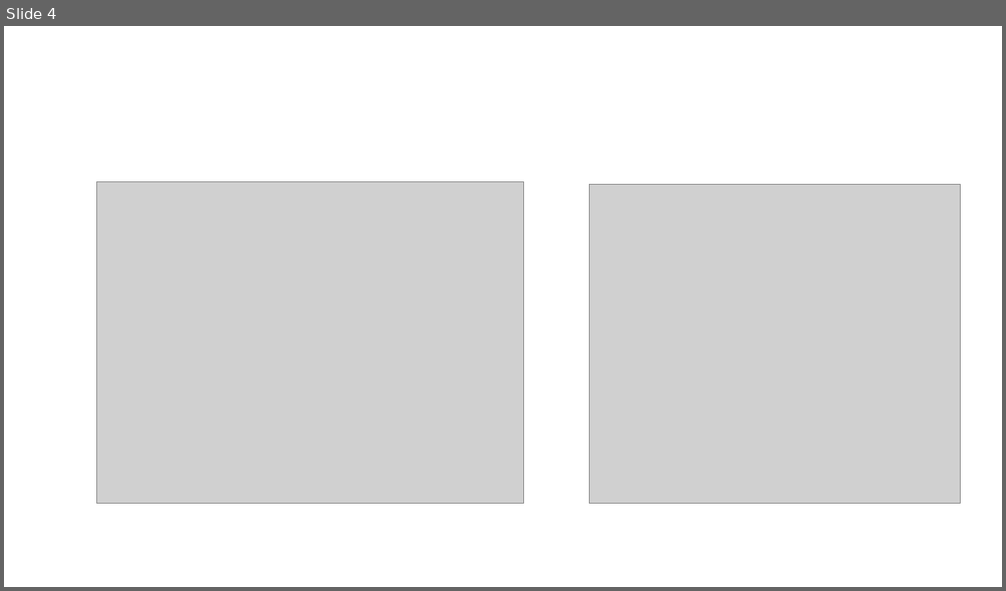
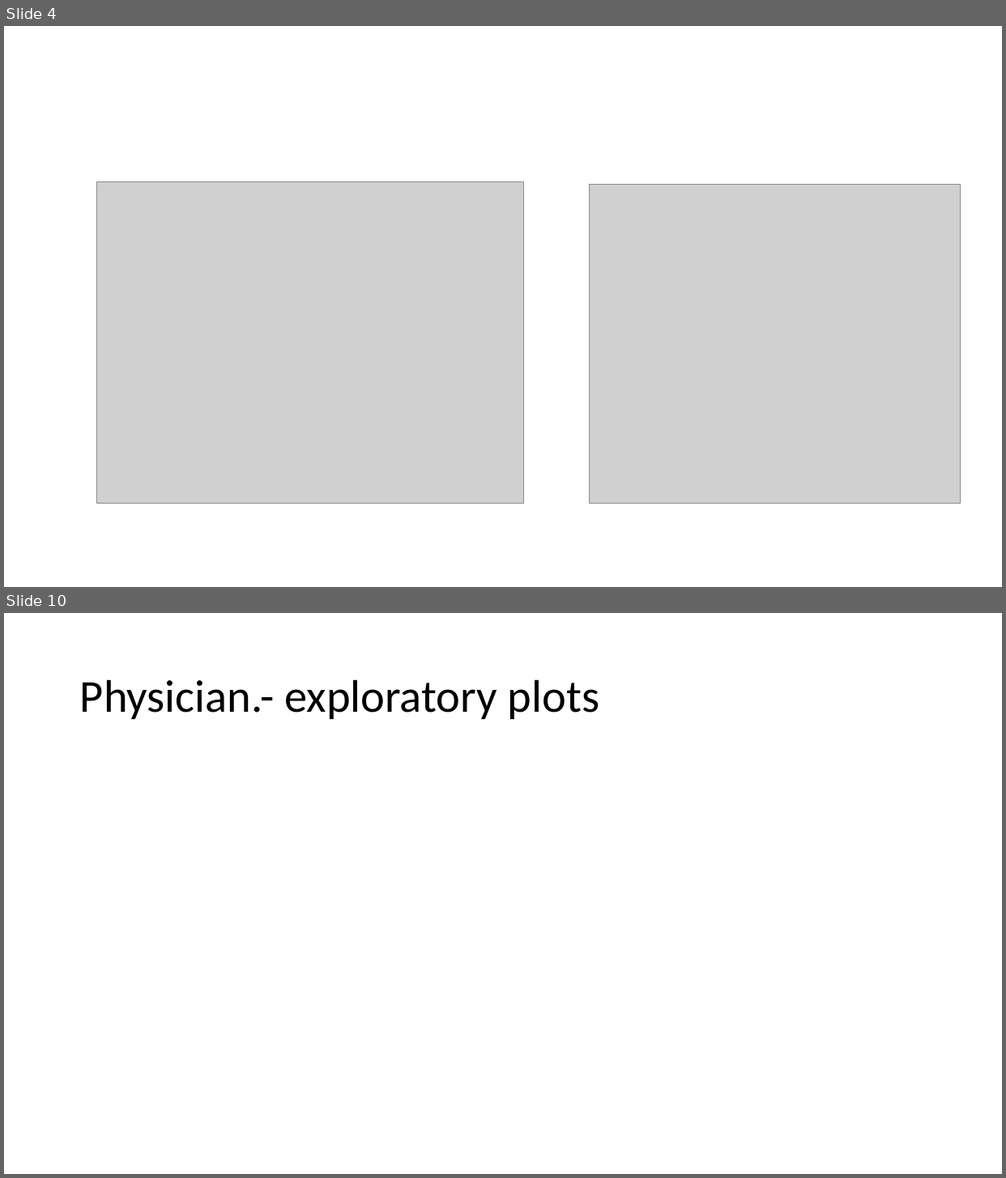
Before and after one commit to katwang/BST-260-Final-Project, a slide deck: Screen Cast.pptx. Shown one above the other, each under a label of ours: slide 4 before the commit, slides 4 and 10 after it; the slides between them are not shown. The pictures are 1006x591 and 1006x1178 pixels, drawn with LibreOffice and Linux fonts; fonts in the diff are those of the drawing; grey boxes stand for pictures. Boxes give left, top, right and bottom in pixels: in the first picture for what was removed or moved away, otherwise in the second. Text is boxed around its words. In the diff, an @@ line names an element or a change of style, - is before the commit and + after.

```diff
--- a/Screen Cast.pptx
+++ b/Screen Cast.pptx
@@ slide 10 added at [4, 613, 1002, 1174], background #FFFFFF @@
@@ title added at [80, 679, 599, 719], 44 pt, text #000000 @@
+Physician.- exploratory plots
```
Also in this commit, not shown: 1 slide changed, 5 other slides added, 9 other files.
